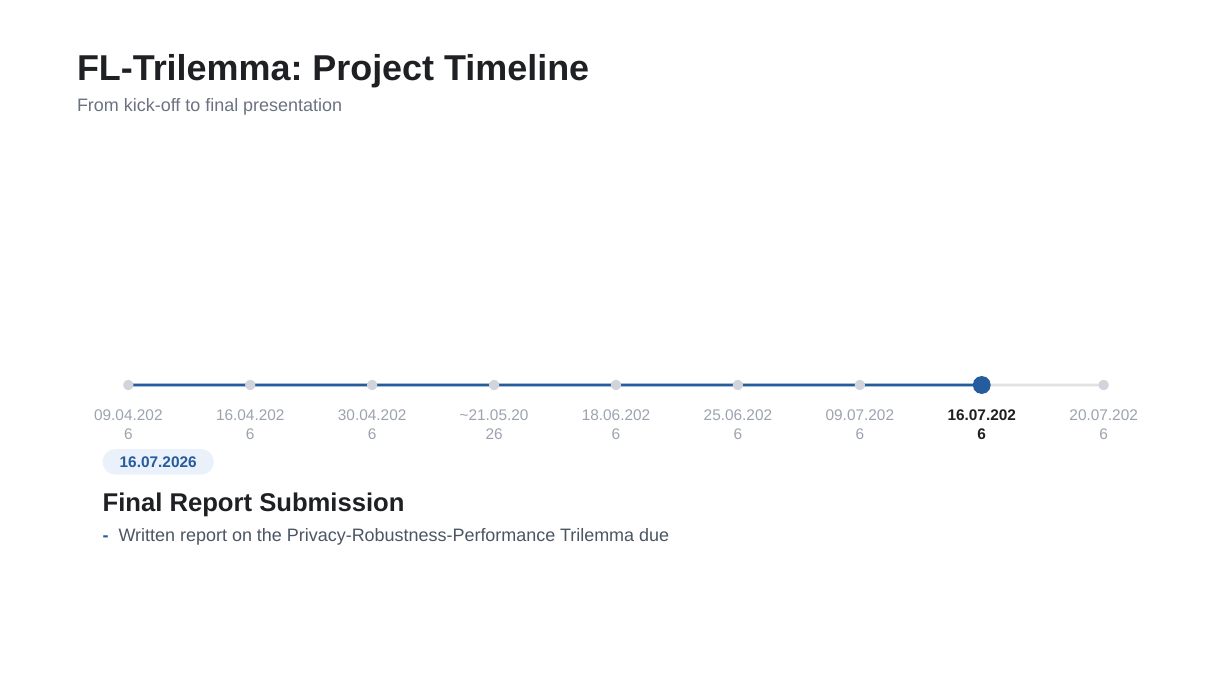
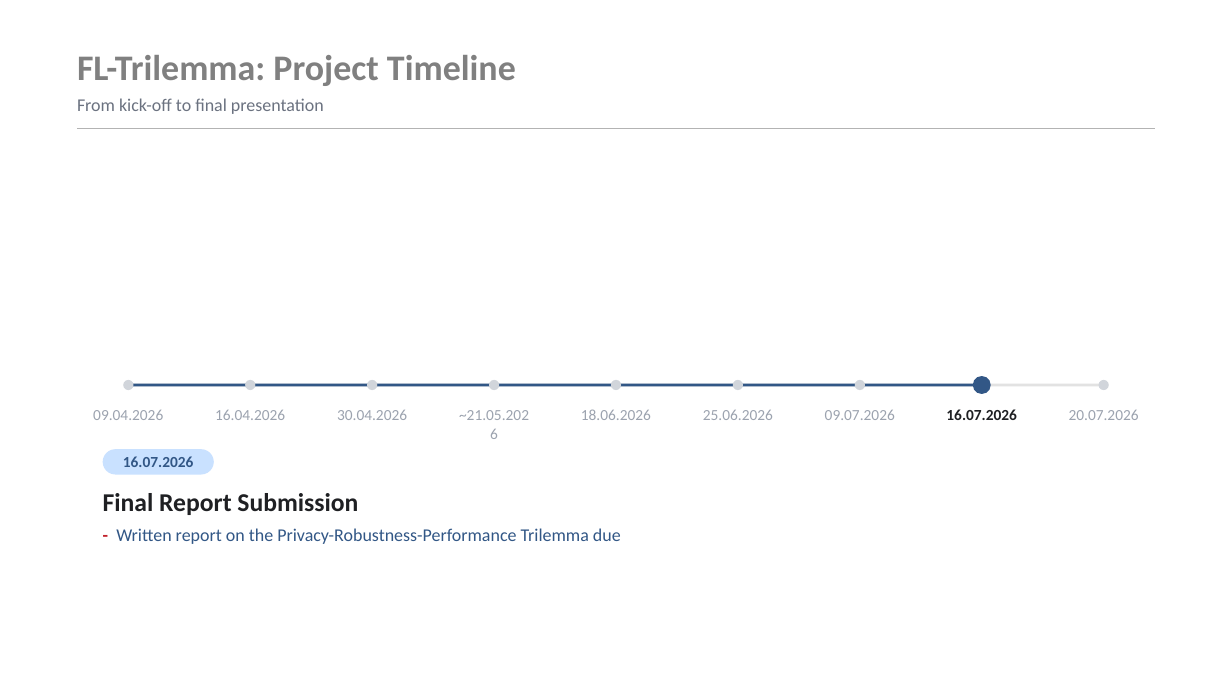
Before and after one commit to r-jschnoor/DPaDS, a slide deck: slide 9 of latex/final_presentation/timeline_base.pptx. Drawn at 1232x693 pixels with LibreOffice and Linux fonts; fonts in the diff are those of the drawing. Boxes give left, top, right and bottom in pixels: in the first picture for what was removed or moved away, otherwise in the second. Text is boxed around its words. In the diff, an @@ line names an element or a change of style, - is before the commit and + after.

```diff
--- a/latex/final_presentation/timeline_base.pptx
+++ b/latex/final_presentation/timeline_base.pptx
@@ text "FL-Trilemma: Project Timeline" at bbox=[77, 55, 516, 86]: font Arial to Calibri, text colour #1F2023 to #808080 @@
@@ line added from (77, 128) to (1155, 128), #B3B3B3 1.5 pt @@
@@ rounded rectangle at bbox=[128, 384, 981, 386]: fill #245C9E to #325786 @@
@@ ellipse at bbox=[973, 376, 991, 394]: fill #245C9E to #325786 @@
@@ font Arial to Calibri in 11 elements at bbox=[77, 98, 324, 114], bbox=[103, 493, 358, 515], bbox=[93, 410, 163, 420], bbox=[215, 410, 285, 420], bbox=[337, 410, 407, 420], bbox=[459, 409, 651, 420], bbox=[581, 409, 773, 420], bbox=[703, 410, 895, 420], bbox=[825, 409, 1017, 420], bbox=[946, 409, 1017, 420], bbox=[1069, 410, 1139, 420] @@
@@ rounded rectangle "16.07.2026" at bbox=[103, 449, 214, 474]: font Arial to Calibri, text colour #245C9E to #325786; fill #EAF1FB to #C9E1FF @@
@@ text "- Written report on the ..." at bbox=[116, 528, 621, 544]: font Arial to Calibri, text colour #4B5563 to #325786; text colour #245C9E to #C1212A in "-" @@
```
Also in this commit, not shown: 9 other slides changed, 5 other files.
